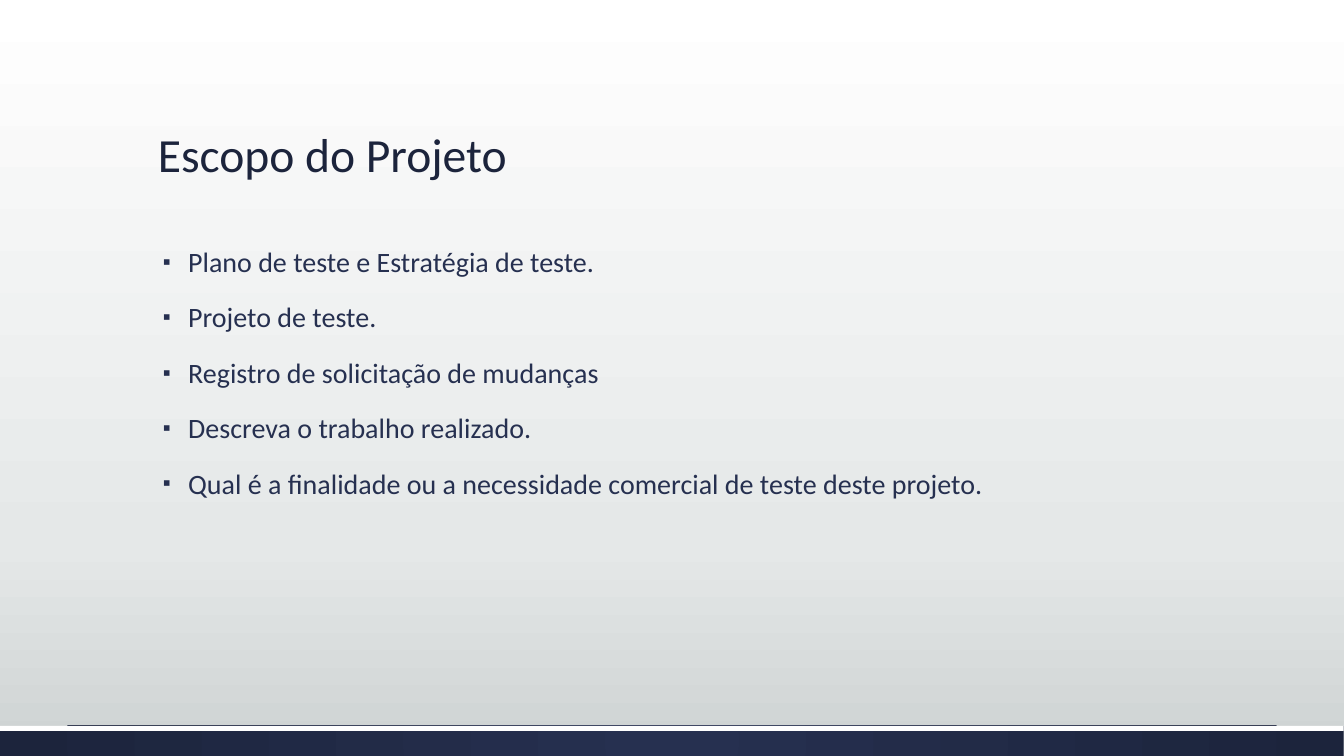
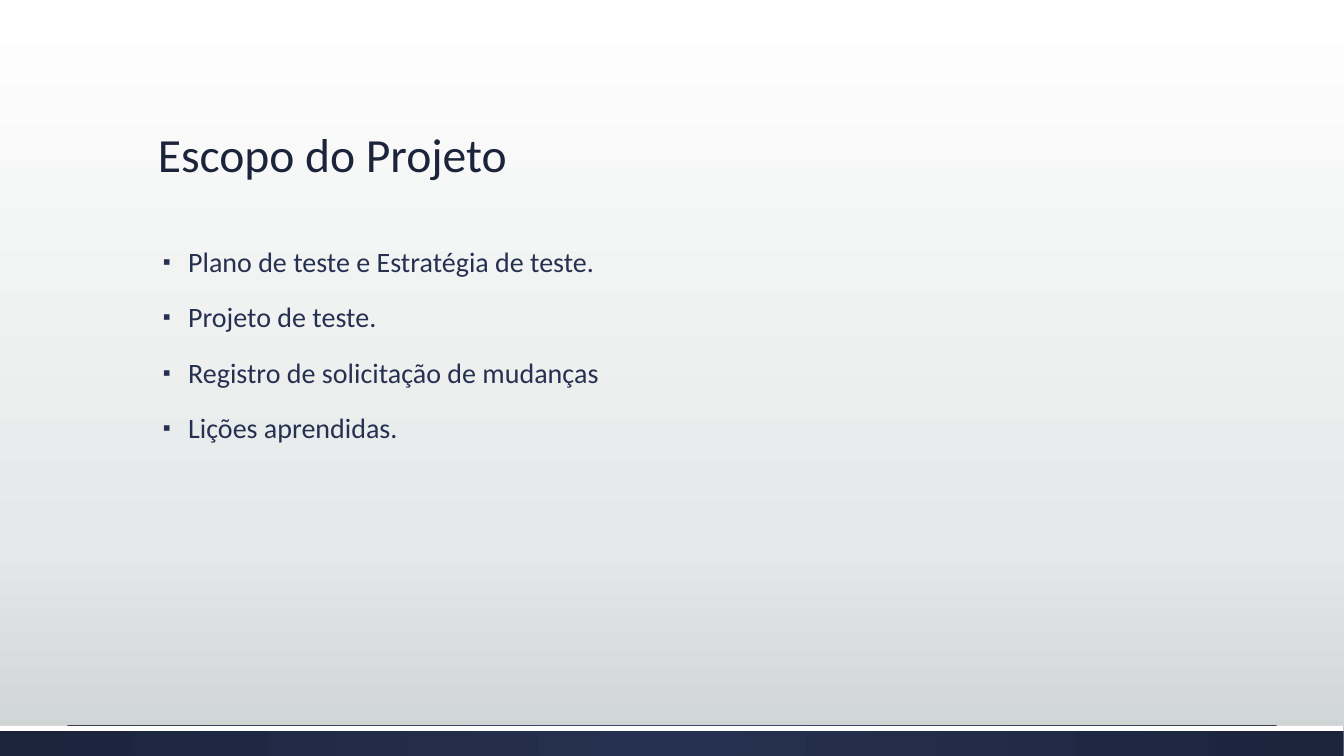
Before and after one commit to josimarpe/SIB, a slide deck: slide 4 of Requisitos/Plano de Projeto 1.pptx. Drawn at 1344x756 pixels with LibreOffice and Linux fonts; fonts in the diff are those of the drawing. Boxes give left, top, right and bottom in pixels: in the first picture for what was removed or moved away, otherwise in the second. Text is boxed around its words. In the diff, an @@ line names an element or a change of style, - is before the commit and + after.

```diff
--- a/Requisitos/Plano de Projeto 1.pptx
+++ b/Requisitos/Plano de Projeto 1.pptx
@@ text at (x1=188, y1=418, x2=398, y2=443): text changed @@
-▪ Descreva o trabalho realizado.
-▪ Qual é a finalidade ou a necessidade comercial de teste deste projeto.
+▪ Lições aprendidas.
```
Also in this commit, not shown: 1 other slide changed, 2 slides added, 5 slides removed.
